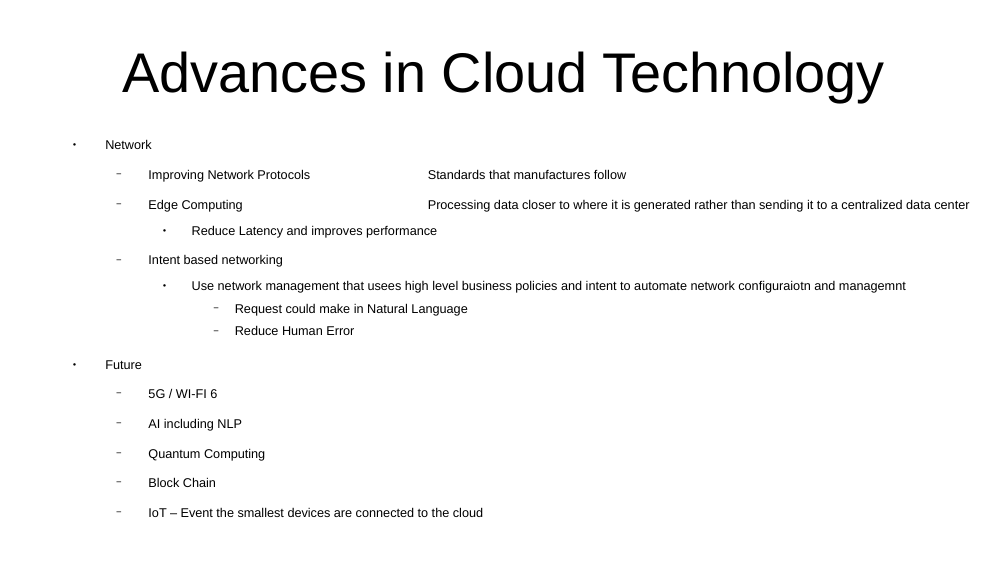
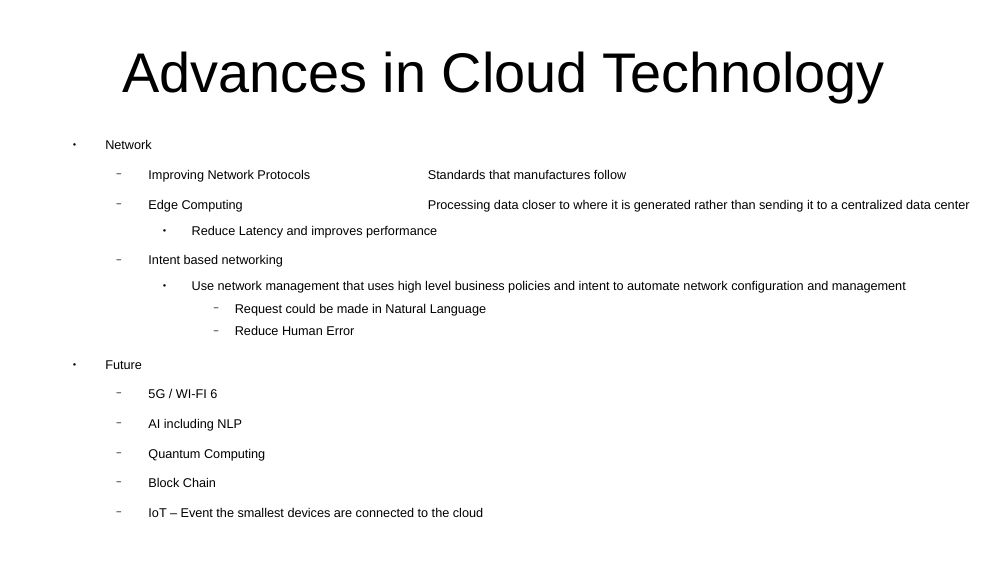
Before and after one commit to CharlesStockman/notesFromCourses, a slide deck: slide 12 of ibm/IBM -- Introduction to the Cloud.odp. Drawn at 1008x567 pixels with LibreOffice and Linux fonts; fonts in the diff are those of the drawing. Boxes give left, top, right and bottom in pixels: in the first picture for what was removed or moved away, otherwise in the second. Text is boxed around its words. In the diff, an @@ line names an element or a change of style, - is before the commit and + after.

```diff
--- a/ibm/IBM -- Introduction to the Cloud.odp
+++ b/ibm/IBM -- Introduction to the Cloud.odp
@@ text at bbox=[192, 280, 906, 316]: text changed @@
-    ● Use network management that usees high level business policies and intent to automate network configuraiotn and managemnt
-      − Request could make in Natural Language
+    ● Use network management that uses high level business policies and intent to automate network configuration and management
+      − Request could be made in Natural Language
```
Also in this commit, not shown: 26 other slides changed.
